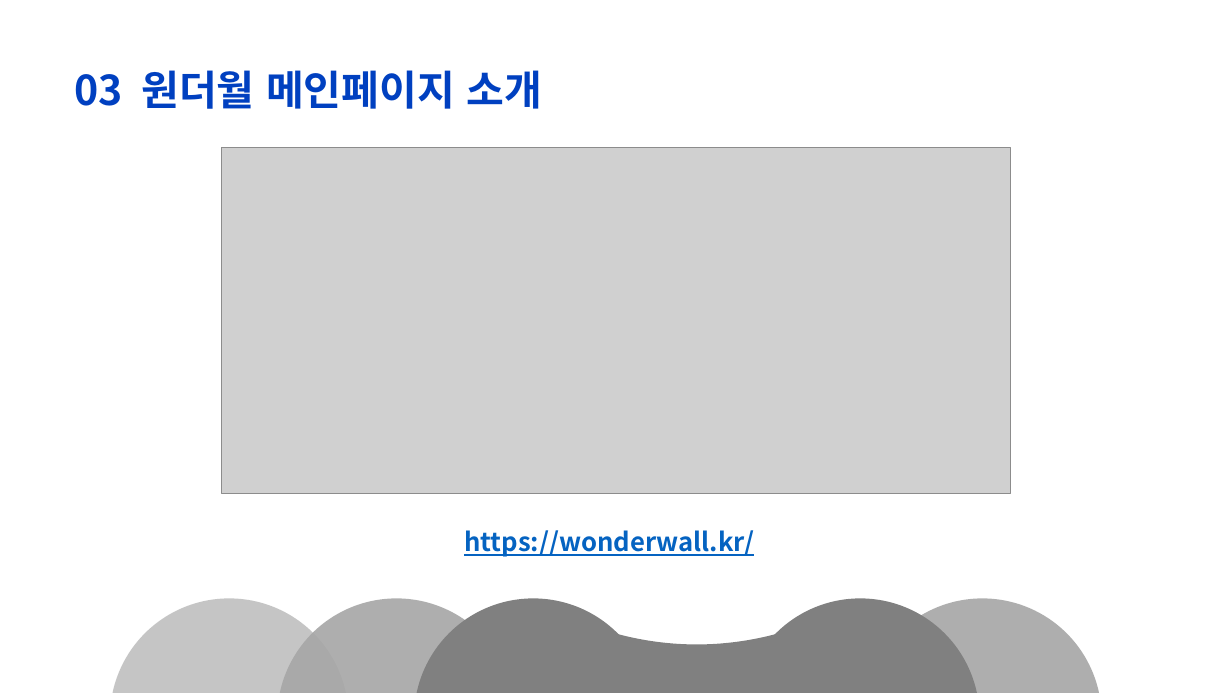
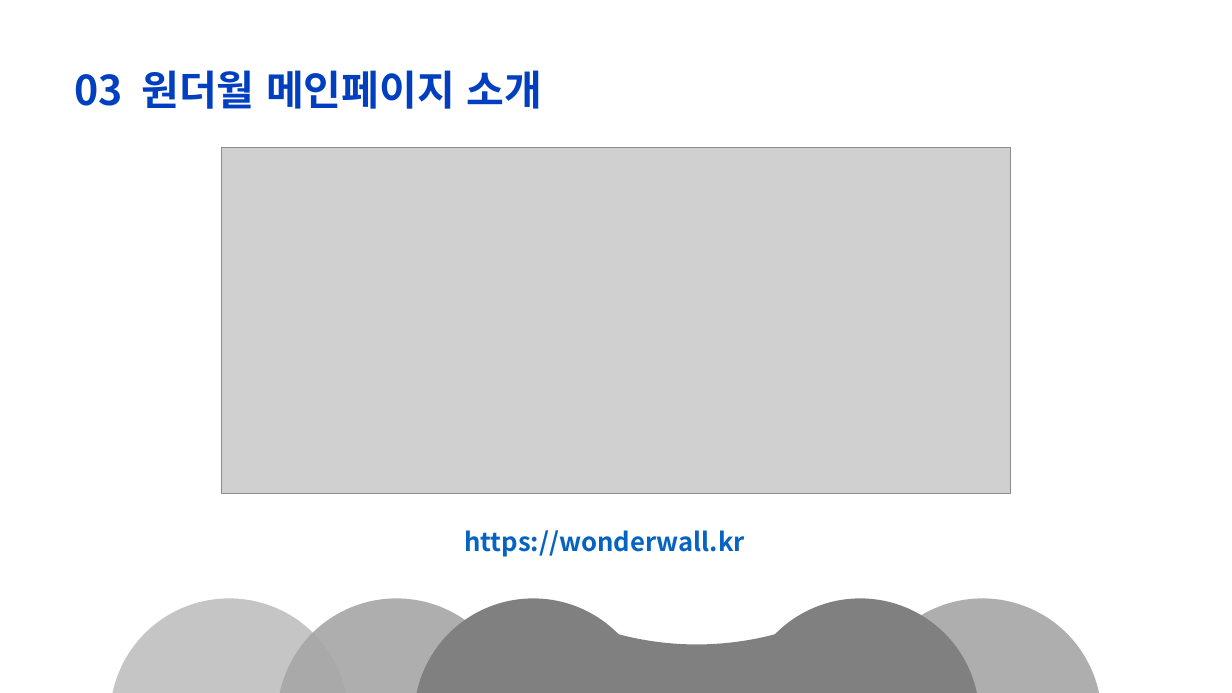
Before and after one commit to jhohoh/Code_Eaters, a slide deck: slide 5 of 원더월 HTML 클론 코딩.pptx. Drawn at 1232x693 pixels with LibreOffice and Linux fonts; fonts in the diff are those of the drawing; grey boxes stand for pictures. Boxes give left, top, right and bottom in pixels: in the first picture for what was removed or moved away, otherwise in the second. Text is boxed around its words. In the diff, an @@ line names an element or a change of style, - is before the commit and + after.

```diff
--- a/원더월 HTML 클론 코딩.pptx
+++ b/원더월 HTML 클론 코딩.pptx
@@ text at box(464, 530, 745, 557): text changed @@
-https://wonderwall.kr/
+https://wonderwall.kr
```
Also in this commit, not shown: 7 other slides changed, 1 slide added, 5 other files.
